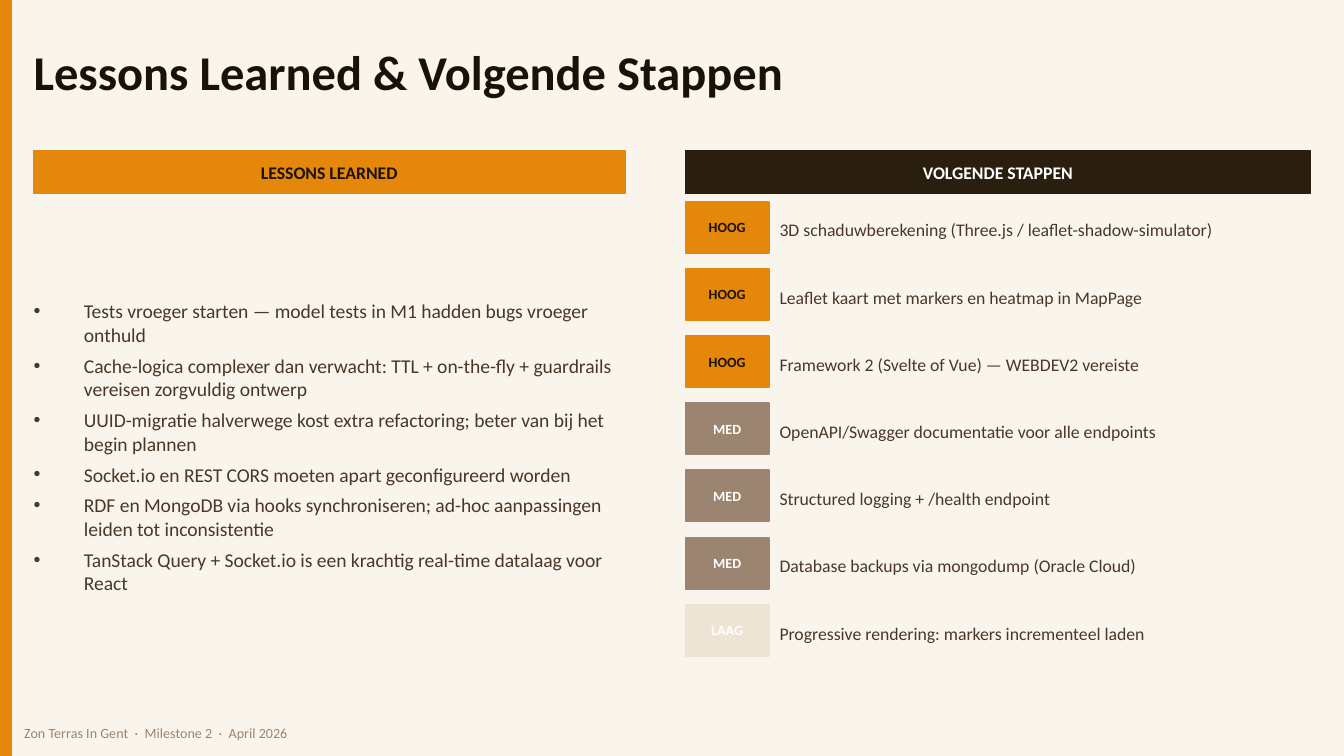
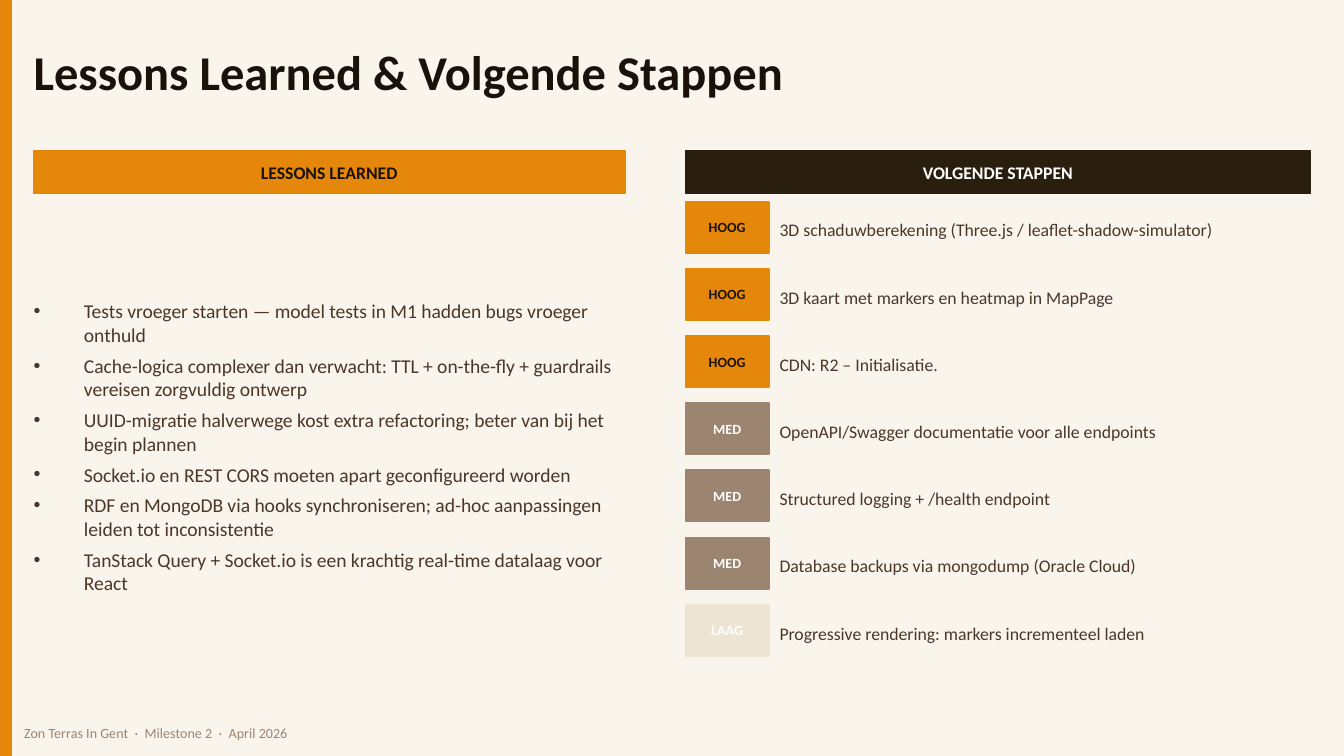
Before and after one commit to Wissniper/Zon-Terras-In-Gent-Frontend, a slide deck: slide 15 of meeting/Zon_Terras_In_Gent_Milestone2.pptx. Drawn at 1344x756 pixels with LibreOffice and Linux fonts; fonts in the diff are those of the drawing. Boxes give left, top, right and bottom in pixels: in the first picture for what was removed or moved away, otherwise in the second. Text is boxed around its words. In the diff, an @@ line names an element or a change of style, - is before the commit and + after.

```diff
--- a/meeting/Zon_Terras_In_Gent_Milestone2.pptx
+++ b/meeting/Zon_Terras_In_Gent_Milestone2.pptx
@@ text at (780,291,1113,307): text changed @@
-Leaflet kaart met markers en heatmap in MapPage
+3D kaart met markers en heatmap in MapPage
@@ text at (780,358,938,371): text changed @@
-Framework 2 (Svelte of Vue) — WEBDEV2 vereiste
+CDN: R2 – Initialisatie.
```
Also in this commit, not shown: 2 other slides changed, 2 other files.
